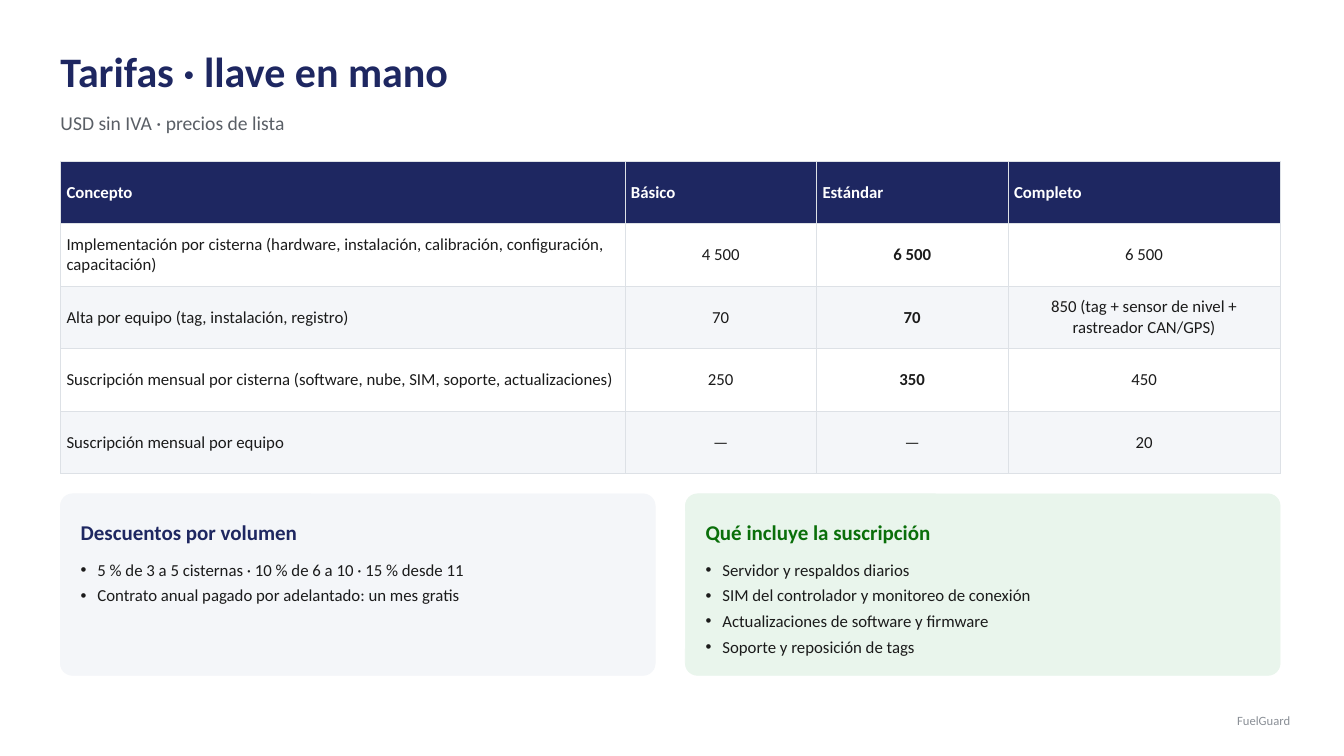
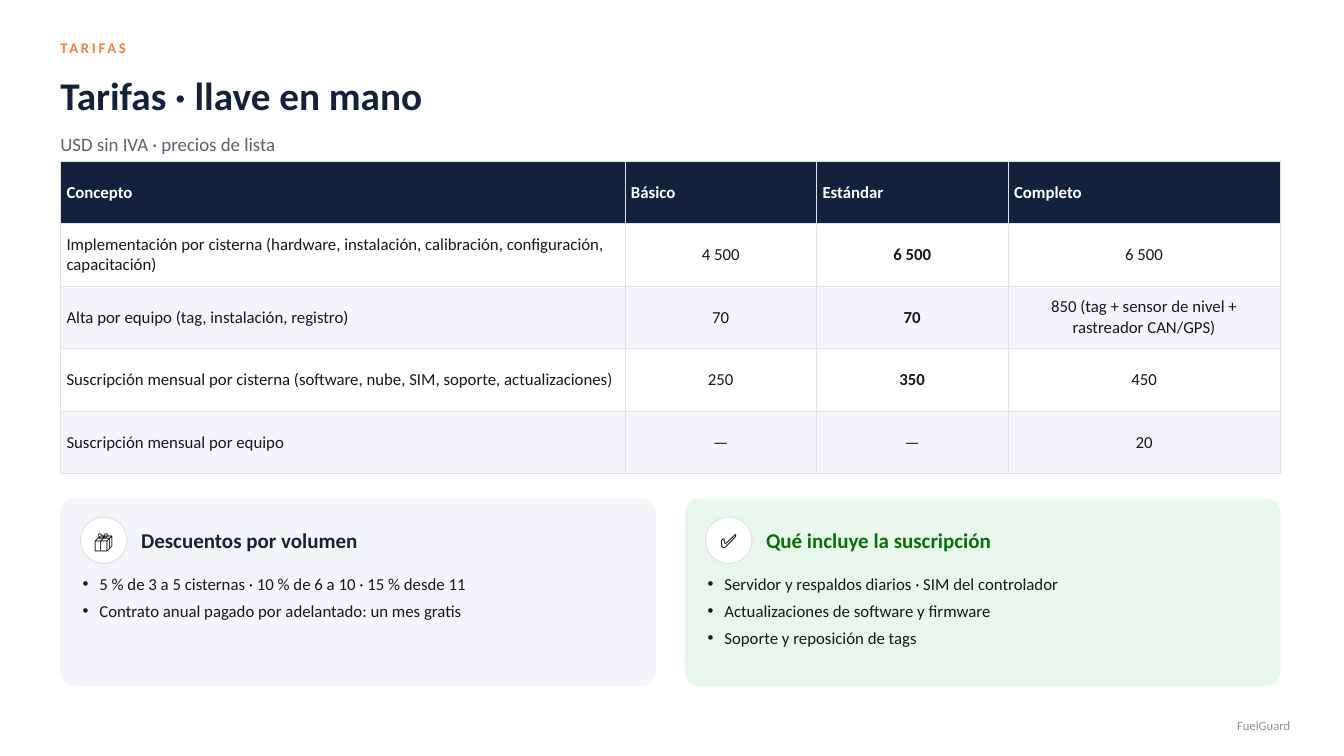
Before and after one commit to ESZO1989/FUELGUARD, a slide deck: slide 11 of docs/presentaciones/FuelGuard-Planes-Comerciales.pptx (slide 10 before the commit). Drawn at 1344x756 pixels with LibreOffice and Linux fonts; fonts in the diff are those of the drawing. Boxes give left, top, right and bottom in pixels: in the first picture for what was removed or moved away, otherwise in the second. Text is boxed around its words. In the diff, an @@ line names an element or a change of style, - is before the commit and + after.

```diff
--- a/docs/presentaciones/FuelGuard-Planes-Comerciales.pptx
+++ b/docs/presentaciones/FuelGuard-Planes-Comerciales.pptx
@@ text added at <box>60,32,867,63</box>, 10.5 pt, text #F0803C, bold @@
+TARIFAS
@@ text "Tarifas · llave en mano": place and size @@
-text "Tarifas · llave en mano" at <box>60,57,448,88</box>
+text "Tarifas · llave en mano" at <box>60,82,422,111</box>
@@ text "Tarifas · llave en mano" at <box>60,82,422,111</box>: size 30 to 28 pt, text colour #1E2761 to #14213D @@
@@ text "USD sin IVA · precios ...": place and size @@
-text "USD sin IVA · precios ..." at <box>60,116,284,133</box>
+text "USD sin IVA · precios ..." at <box>60,138,275,154</box>
@@ text "USD sin IVA · precios ..." at <box>60,138,275,154</box>: size 14 to 13.5 pt, text colour #5A5F66 to #5B6470 @@
@@ table at <box>60,161,1280,455</box> @@
@@ fill #1E2761 to #14213D in row 1 @@
@@ fill #F4F6F9 to #F3F5F9 in 8 cells @@
@@ text colour #1B1B1B to #15181D @@
@@ borders changed @@
@@ rounded rectangle: place and size @@
-rounded rectangle at <box>60,494,655,676</box>
+rounded rectangle at <box>60,499,655,686</box>
@@ rounded rectangle at <box>60,499,655,686</box>: fill #F4F6F9 to #F3F5F9; outline #F4F6F9 0.5 pt to #F3F5F9 0.5 pt; proportions changed @@
@@ rounded rectangle: place and size @@
-rounded rectangle at <box>686,494,1280,676</box>
+rounded rectangle at <box>686,499,1280,686</box>
@@ rounded rectangle at <box>686,499,1280,686</box>: fill #E9F5EC to #E8F6EC; outline #E9F5EC 0.5 pt to #E8F6EC 0.5 pt; proportions changed @@
@@ ellipse added at <box>81,517,127,564</box>, fill #FFFFFF, outline #DEE3EA 0.75 pt @@
@@ text added at <box>81,517,127,564</box>, 14 pt, text #000000 @@
+📦
@@ text "Descuentos por volumen": place and size @@
-text "Descuentos por volumen" at <box>81,525,297,544</box>
+text "Descuentos por volumen" at <box>141,533,357,552</box>
@@ text "Descuentos por volumen" at <box>141,533,357,552</box>: text colour #1E2761 to #14213D @@
@@ ellipse added at <box>706,517,752,564</box>, fill #FFFFFF, outline #DEE3EA 0.75 pt @@
@@ text added at <box>706,517,752,564</box>, 14 pt, text #000000 @@
+✅
@@ text "Qué incluye la suscripción": place and size @@
-text "Qué incluye la suscripción" at <box>706,525,930,544</box>
+text "Qué incluye la suscripción" at <box>766,533,991,552</box>
@@ text "5 % de 3 a ...": place and size @@
-text "5 % de 3 a ..." at <box>97,564,464,604</box>
+text "5 % de 3 a ..." at <box>99,578,466,620</box>
@@ text "5 % de 3 a ..." at <box>99,578,466,620</box>: text colour #1B1B1B to #15181D; more space between paragraphs @@
@@ text "Servidor y respaldos diarios · ...": place and size @@
-text "Servidor y respaldos diarios · ..." at <box>722,564,1030,656</box>
+text "Servidor y respaldos diarios · ..." at <box>724,578,1058,647</box>
@@ text at <box>724,578,1058,593</box>: text changed; text colour #1B1B1B to #15181D @@
-• Servidor y respaldos diarios
-• SIM del controlador y monitoreo de conexión
+• Servidor y respaldos diarios · SIM del controlador
@@ text at <box>724,605,991,647</box>: text colour #1B1B1B to #15181D in "Actualizaciones de software y firmware", "Soporte y reposición de tags"; more space between paragraphs @@
@@ text "FuelGuard" at <box>1237,721,1290,730</box>: text colour #8A8F96 to #8C93A0 @@
```
Also in this commit, not shown: 13 other slides changed, 1 slide added, 9 other files.
